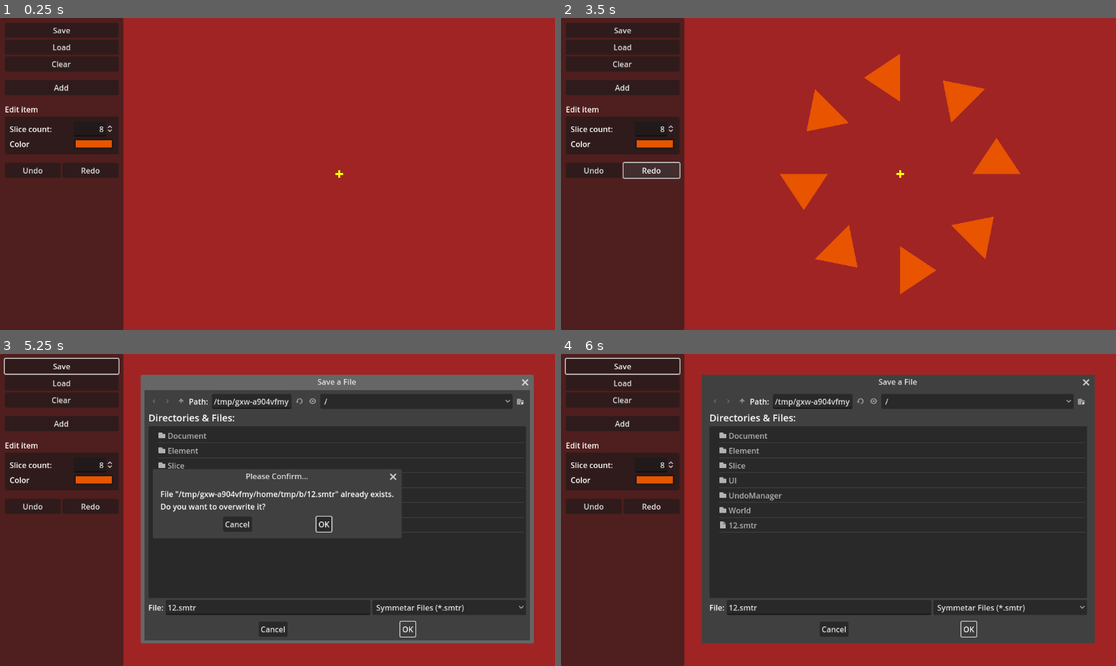
Above: before the commit, frames 1-4 (two rows, left to right).
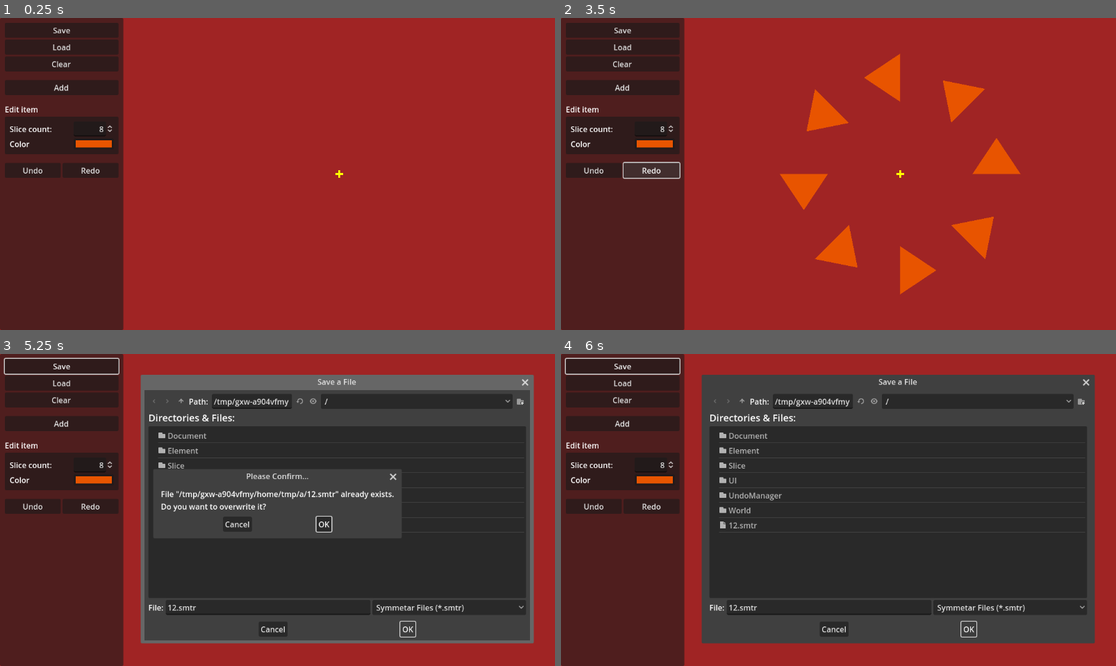
Above: after the commit, the same moments.

Repository: zoeesilcock/symmetar
Game: Godot game, scene res://Main.tscn
Two runs of this game, one before a commit and one after it. Both use one fixed random seed, a clock stepped at 60 frames per second and the inputs below.
Inputs (mouse positions are in pixels of both pictures, inside the frame that each line leads up to):
- Up to frame 1 (0.25 s): no input
- Up to frame 2 (3.5 s): click "Clear" at 0.5 s; click "Add" at 1.25 s; click "Undo" at 2 s; click "Redo" at 2.75 s
- Up to frame 3 (5.25 s): click "Save" at 3.5 s; click (266, 606) at 4.27 s; type "12" at 4.35 s; click "OK" at 5 s
- Up to frame 4 (6 s): click "OK" at 5.75 s

Frames 1-2 are identical in both runs. In frame 3, 0.7% of the frame differs, in the area x 28-71%, y 14-51%; in frame 4, less than 0.1%.

Commit message:
Disable cache when loading files so that they can be saved again as self contained files

Diff:
--- a/Document/Document.gd
+++ b/Document/Document.gd
@@ -23,7 +23,7 @@
 	state.element_changed.disconnect(_on_element_changed)
 	clear_elements()
 
-	state = ResourceLoader.load(path)
+	state = ResourceLoader.load(path, "", ResourceLoader.CACHE_MODE_IGNORE) as DocumentState
 	state.element_changed.connect(_on_element_changed)
 	_instantiate_elements()
 
